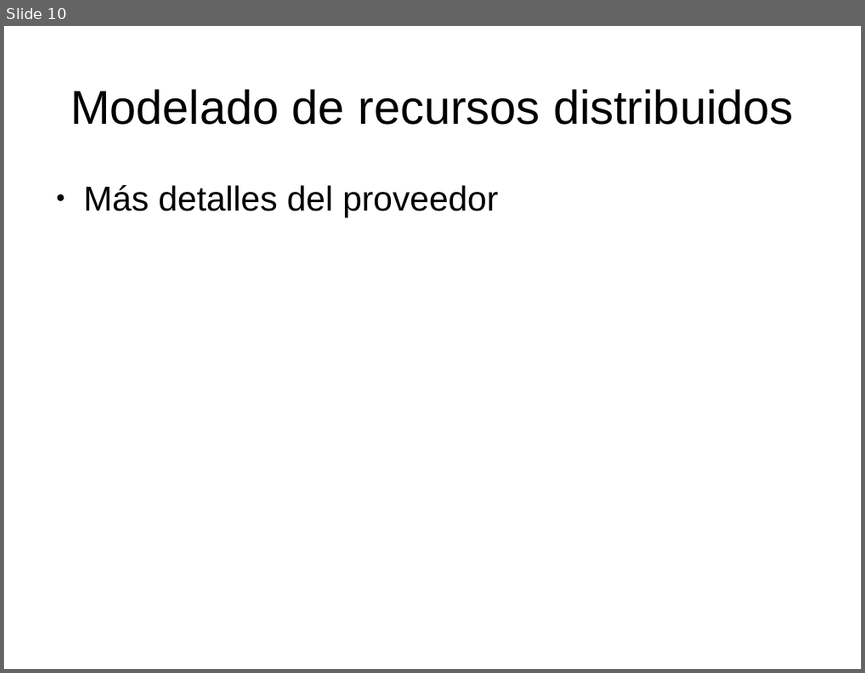
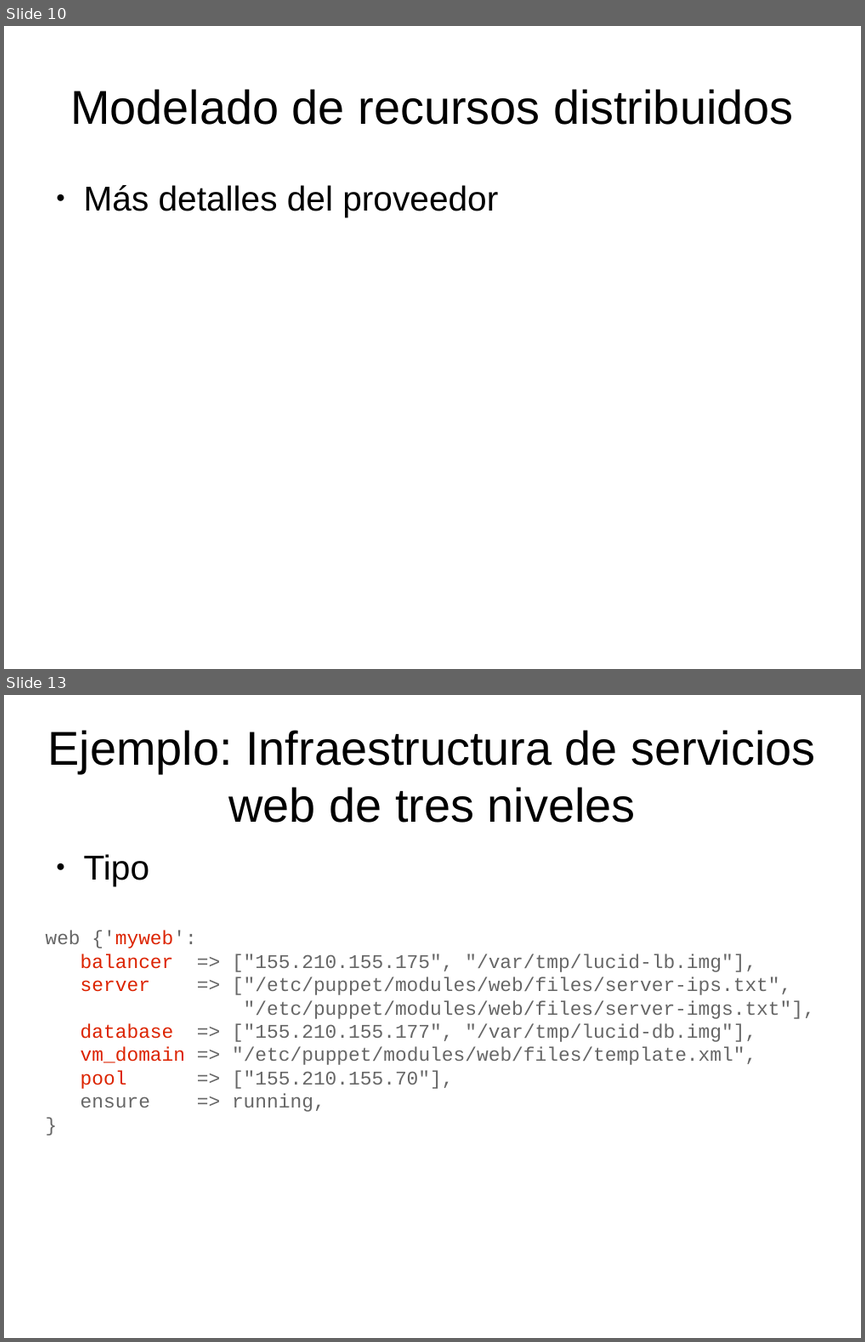
Before and after one commit to dcere/pfc, a slide deck: adm/presentacion/presentacion.odp. Shown one above the other, each under a label of ours: slide 10 before the commit, slides 10 and 13 after it; the slides between them are not shown. The pictures are 865x673 and 865x1342 pixels, drawn with LibreOffice and Linux fonts; fonts in the diff are those of the drawing. Boxes give left, top, right and bottom in pixels: in the first picture for what was removed or moved away, otherwise in the second. Text is boxed around its words. In the diff, an @@ line names an element or a change of style, - is before the commit and + after.

Commit message:
[adm] Added web infrastructure and web (Puppet) type slides

```diff
--- a/adm/presentacion/presentacion.odp
+++ b/adm/presentacion/presentacion.odp
@@ slide 13 added at (4, 695, 861, 1338), background #FFFFFF @@
@@ title added at (48, 730, 815, 823), 44 pt, text #000000 @@
+Ejemplo: Infraestructura de servicios web de tres niveles
@@ text added at (84, 854, 150, 886), 32 pt, text #000000 @@
+● Tipo
@@ text added at (46, 930, 815, 1111), 18 pt, text #666666 @@
+web {'myweb':
+balancer => ["155.210.155.175", "/var/tmp/lucid-lb.img"],
+server => ["/etc/puppet/modules/web/files/server-ips.txt",
+"/etc/puppet/modules/web/files/server-imgs.txt"],
+database => ["155.210.155.177", "/var/tmp/lucid-db.img"],
+vm_domain => "/etc/puppet/modules/web/files/template.xml",
+pool => ["155.210.155.70"],
+ensure => running,
+}
```
Also in this commit, not shown: 1 slide changed, 1 other slide added, 1 slide removed, 4 other files.
